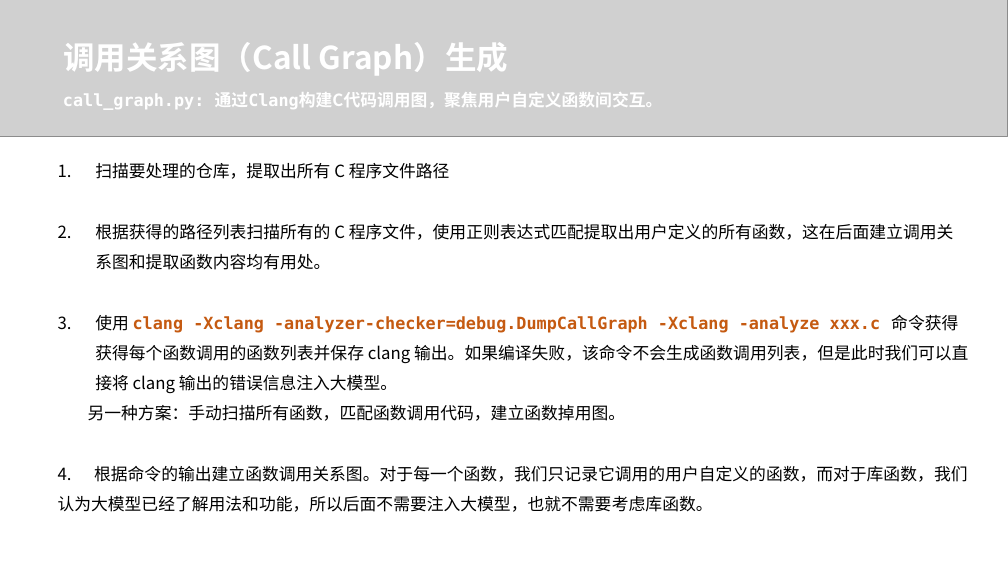
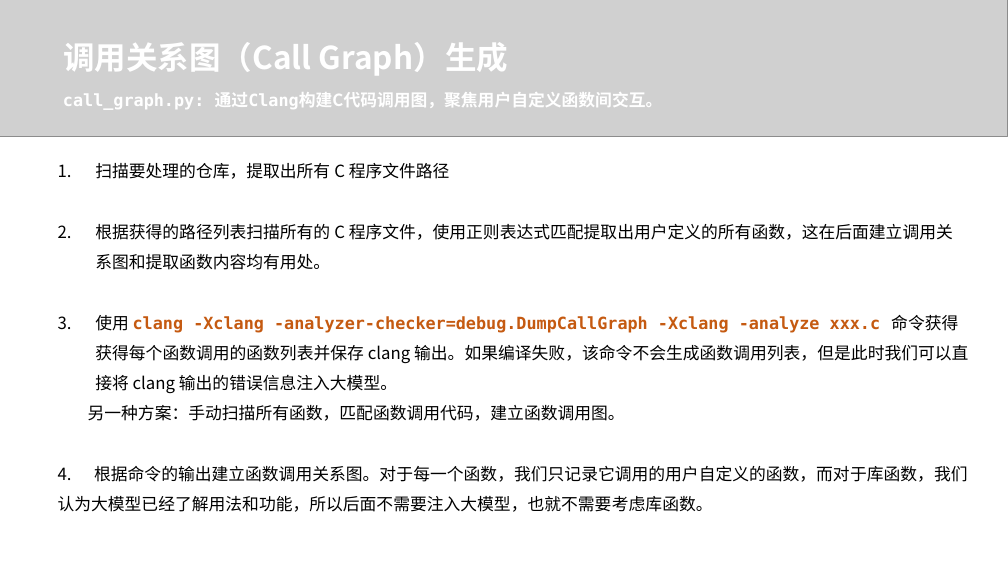
Before and after one commit to Zhenyu-Bo/Code-Assistant, a slide deck: slide 11 of report/LLM辅助的程序缺陷检测与修复.pptx (slide 12 before the commit). Drawn at 1008x567 pixels with LibreOffice and Linux fonts; fonts in the diff are those of the drawing; grey boxes stand for pictures. Boxes give left, top, right and bottom in pixels: in the first picture for what was removed or moved away, otherwise in the second. Text is boxed around its words. In the diff, an @@ line names an element or a change of style, - is before the commit and + after.

```diff
--- a/report/LLM辅助的程序缺陷检测与修复.pptx
+++ b/report/LLM辅助的程序缺陷检测与修复.pptx
@@ text at <box>88,405,625,421</box>: text changed @@
-另一种方案：手动扫描所有函数，匹配函数调用代码，建立函数掉用图。
+另一种方案：手动扫描所有函数，匹配函数调用代码，建立函数调用图。
```
Also in this commit, not shown: 9 other slides changed, 3 slides removed.
